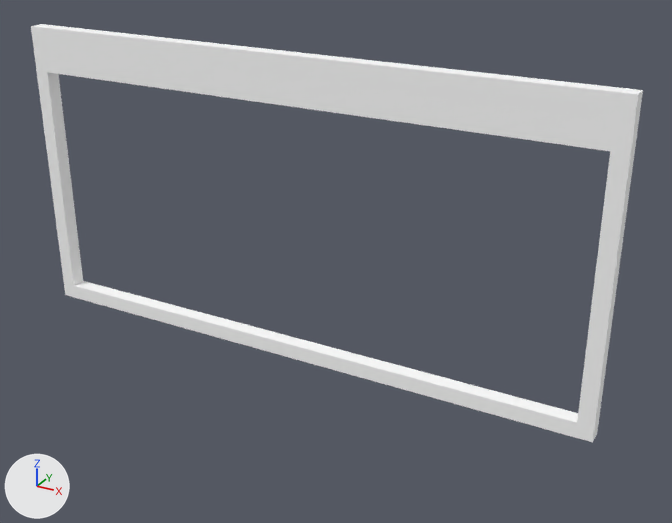
The FBX model Assets/3D/Cadre.FBX, before and after one commit.
Rendered twice from a 50 mm camera at (2.86, -4.64, 3.07) aimed at (0.08, 0.42, 0.53). The lights are fixed; the arrows at lower left show +X, +Y and +Z. Where no turn or scale is listed for an object, it has been applied to the vertices.

Objects in the first picture: 'Cadre'.
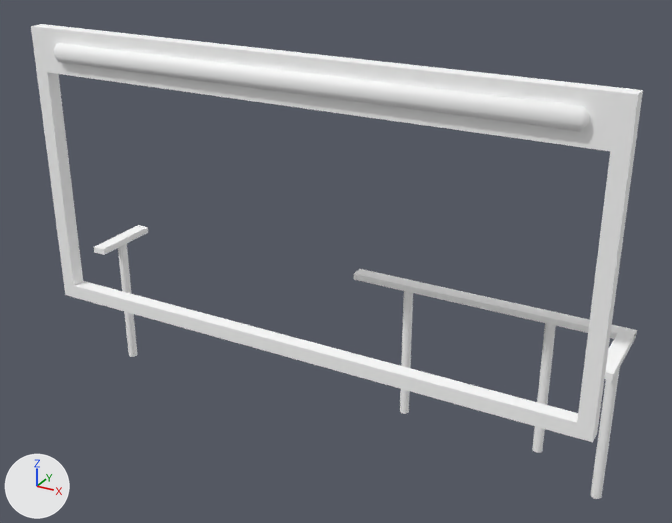
What changed in the scene script:
```text
Add mat_neon:
    mat_neon = principled_material('Neon')
    mat_neon.base_color = (1.0, 1.0, 1.0)  # white #ffffff
    mat_neon.roughness = 0.859
Add mat_barrieres:
    mat_barrieres = principled_material('Barrieres')
    mat_barrieres.base_color = (1.0, 1.0, 1.0)  # white #ffffff
    mat_barrieres.roughness = 0.859
Add mat_poteauxbarrieres:
    mat_poteauxbarrieres = principled_material('PoteauxBarrieres')
    mat_poteauxbarrieres.base_color = (1.0, 1.0, 1.0)  # white #ffffff
    mat_poteauxbarrieres.roughness = 0.859
Add me_mesh_001:
    me_mesh_001.from_pydata(...)  # 20 vertices, 17 faces; spans x -1.78..1.78, y -0.06..0.06, z -0.06..0.06
    me_mesh_001.materials.append(mat_neon)  # white #ffffff
Add me_mesh_002:
    me_mesh_002.from_pydata(...)  # 88 vertices, 47 faces; spans x -2.0..2.0, y 0.35..0.98, z -0.81..0.27
    # faces by material slot: [15, 32]
    me_mesh_002.materials.append(mat_barrieres)  # white #ffffff
    me_mesh_002.materials.append(mat_poteauxbarrieres)  # white #ffffff
Add ob_neon:
    ob_neon = bpy.data.objects.new('Neon', me_mesh_001)
    ob_neon.location = (0.0, -0.05, 1.85)
Add ob_barrieres:
    ob_barrieres = bpy.data.objects.new('Barrieres', me_mesh_002)
    ob_barrieres.location = (0.0, -0.05, 0.0)
```

What differs and where, as boxes [x1, y1, x2, y2] in the pictures (672 x 523 px):
'Neon', added: after [54, 43, 590, 132]
'Barrieres', added: after [94, 225, 637, 499]
    faces in mat_barrieres (white #ffffff): [94, 225, 637, 381]
    faces in mat_poteauxbarrieres (white #ffffff): [118, 244, 620, 499]
